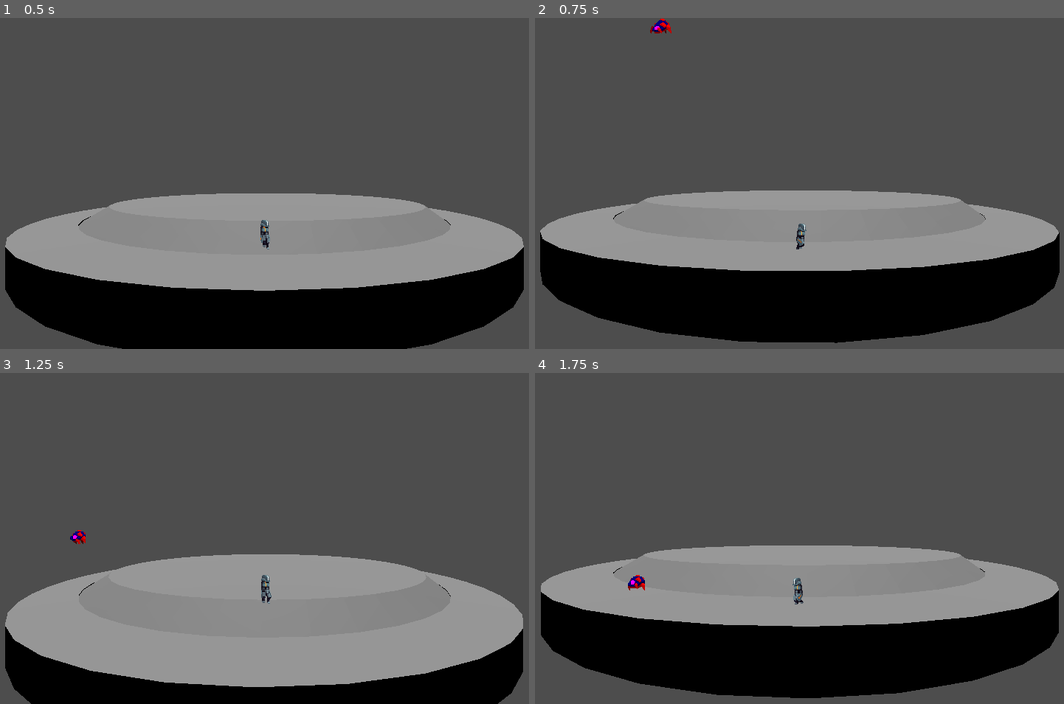
Above: before the commit, frames 1-4 (two rows, left to right).
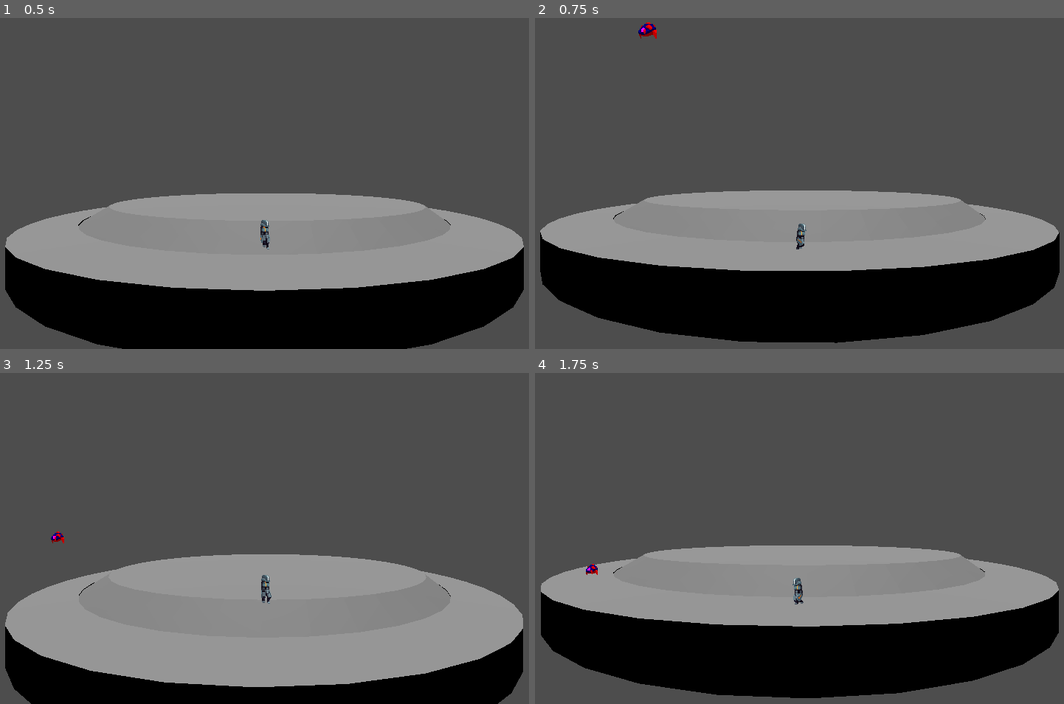
Above: after the commit, the same moments.

Repository: Jafeth12/VJ-FIB
Game: Godot game, scene res://main.tscn
Same seed, same stepped clock (60 frames per second), same inputs: the game is played once before the commit and once after it.
Inputs:
- Up to frame 1 (0.5 s): no input
- Up to frame 2 (0.75 s): hold Right (move_right) from 0.53 s (still down); tap = (dbg_enemies_attack) at 0.6 s
- Up to frame 3 (1.25 s): keep holding Right (move_right); tap Up (jump) at 0.77 s
- Up to frame 4 (1.75 s): release Right (move_right) at 1.28 s; hold Left (move_left) from 1.28 s (still down); tap Down (crouch) at 1.35 s; tap Up (jump) at 1.52 s; tap = (dbg_enemies_attack) at 1.55 s

Frame 1 is identical in both runs. In frame 2, 0.2% of the frame differs, in the area x 19-26%, y 0-7%; in frame 3, 0.1%; in frame 4, 0.2%.

Commit message:
[IMP] crawler area, when enter, attack

Diff:
--- a/3D/crawler.gd
+++ b/3D/crawler.gd
@@ -1,6 +1,7 @@
 class_name Crawler extends GenericEnemy
 
 var attack_ended: bool = false
+var player_in_area: bool = false
 
 @export var INIT_ALPHA = 0
 
@@ -9,6 +10,8 @@
 func _ready():
 	entity_alpha = INIT_ALPHA
 	$sprite.connect("animation_finished", crawler_on_animation_finished)
+	$activation_area.connect("area_entered", crawler_area_entered)
+	$activation_area.connect("area_exited", crawler_area_exited)
 
 # OVERRIDE de ENTITY
 func entity_get_new_alpha(current_alpha: float, direction: EntityDirection, delta: float) -> float:
@@ -35,7 +38,7 @@
 
 # OVERRIDE de ENEMY
 func enemy_should_attack() -> bool:
-	return Input.is_action_just_pressed("dbg_enemies_attack")
+	return player_in_area
 
 # OVERRIDE de ENEMY
 func enemy_should_die() -> bool:
@@ -51,3 +54,9 @@
 	match $sprite.animation:
 		"attack":
 			attack_ended = true
+
+func crawler_area_entered(area: Area3D):
+	player_in_area = true
+
+func crawler_area_exited(area: Area3D):
+	player_in_area = false
--- a/3D/crawler.tscn
+++ b/3D/crawler.tscn
@@ -1,7 +1,9 @@
-[gd_scene load_steps=33 format=3 uid="uid://cyowg8g5vnbuf"]
+[gd_scene load_steps=34 format=3 uid="uid://cyowg8g5vnbuf"]
 
 [ext_resource type="Script" path="res://crawler.gd" id="1_46rf8"]
 [ext_resource type="Texture2D" uid="uid://is7kesgrn04" path="res://art/Crawler.png" id="2_hmv2l"]
+
+[sub_resource type="BoxShape3D" id="BoxShape3D_injn6"]
 
 [sub_resource type="BoxShape3D" id="BoxShape3D_gyj4u"]
 
@@ -227,6 +229,12 @@
 [node name="crawler" type="CharacterBody3D"]
 transform = Transform3D(1, 0, 0, 0, 1, 0, 0, 0, 1, 0, 0.522354, 0)
 script = ExtResource("1_46rf8")
+
+[node name="activation_area" type="Area3D" parent="."]
+
+[node name="activation_collision" type="CollisionShape3D" parent="activation_area"]
+transform = Transform3D(4, 0, 0, 0, 4, 0, 0, 0, 4, 0, 1, 0)
+shape = SubResource("BoxShape3D_injn6")
 
 [node name="collision" type="CollisionShape3D" parent="."]
 shape = SubResource("BoxShape3D_gyj4u")
--- a/3D/player.tscn
+++ b/3D/player.tscn
@@ -408,6 +408,8 @@
 "name": &"walk",
 "speed": 10.0
 }]
+
+[sub_resource type="BoxShape3D" id="BoxShape3D_btvwn"]
 
 [node name="player" type="CharacterBody3D"]
 script = ExtResource("1_l5rtp")
@@ -421,8 +423,15 @@
 lod_bias = 0.001
 texture_filter = 0
 sprite_frames = SubResource("SpriteFrames_72fuo")
-animation = &"die"
+animation = &"idle"
+frame_progress = 0.962131
 
 [node name="camera" type="Camera3D" parent="."]
 transform = Transform3D(1, 0, 0, 0, 1, 0, 0, 0, 1, 0, 2.45, 8)
 current = true
+
+[node name="player_area" type="Area3D" parent="."]
+
+[node name="player_area_collision" type="CollisionShape3D" parent="player_area"]
+transform = Transform3D(1, 0, 0, 0, 1, 0, 0, 0, 1, 0, 0.5, 0)
+shape = SubResource("BoxShape3D_btvwn")
Not shown, changed: 3D/art/PlayerCyborg-a.png.import
Not shown: 1 places in 3D/player.tscn that only renumber resources
